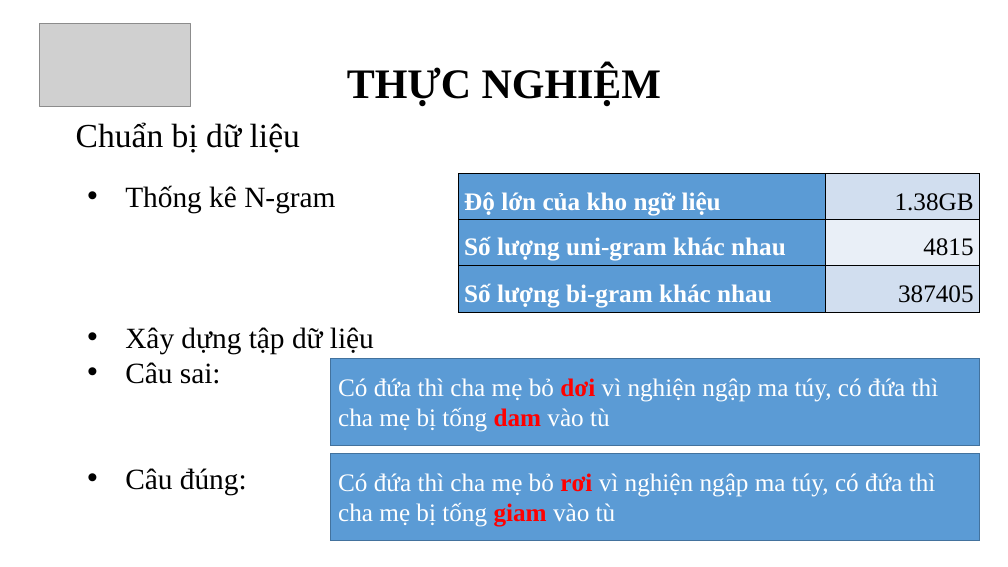
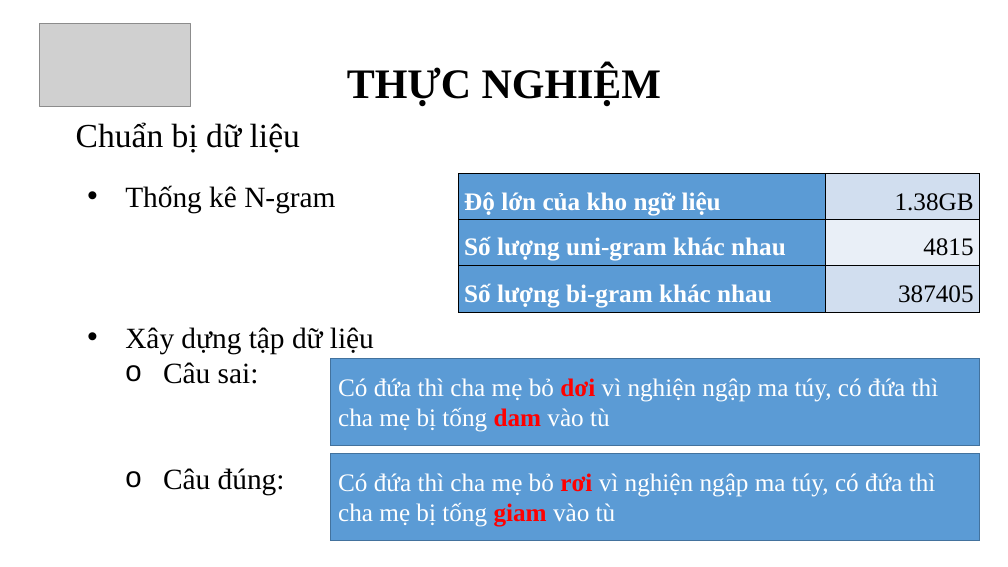
Before and after one commit to thanle95/Thesis_VietnameseCheckingSpelling, a slide deck: slide 37 of present.pptx (slide 36 before the commit). Drawn at 1008x567 pixels with LibreOffice and Linux fonts; fonts in the diff are those of the drawing; grey boxes stand for pictures; background and template pictures are left out. Boxes give left, top, right and bottom in pixels: in the first picture for what was removed or moved away, otherwise in the second. Text is boxed around its words. In the diff, an @@ line names an element or a change of style, - is before the commit and + after.

```diff
--- a/present.pptx
+++ b/present.pptx
@@ text at <box>163,362,285,495</box>: bullet • to o; list level 1 to 2 in "Câu sai:"; list level 1 to 2 in "Câu đúng:" @@
```
Also in this commit, not shown: 13 other slides changed, 1 slide added, 3 other files.
